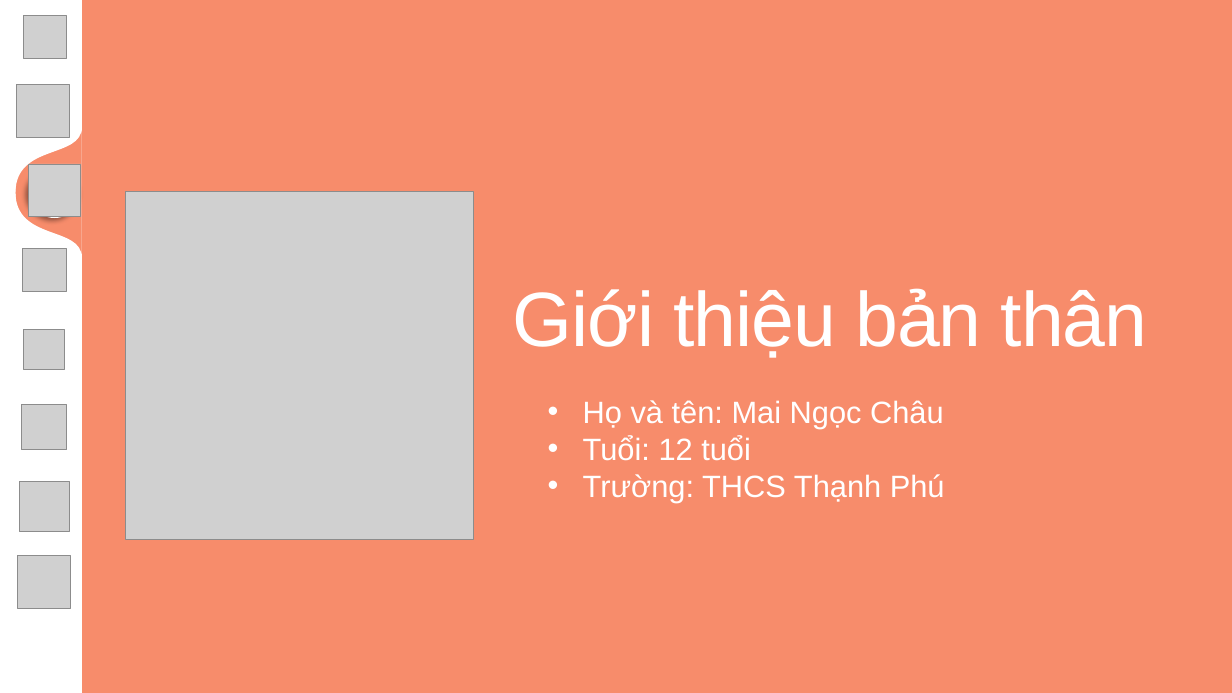
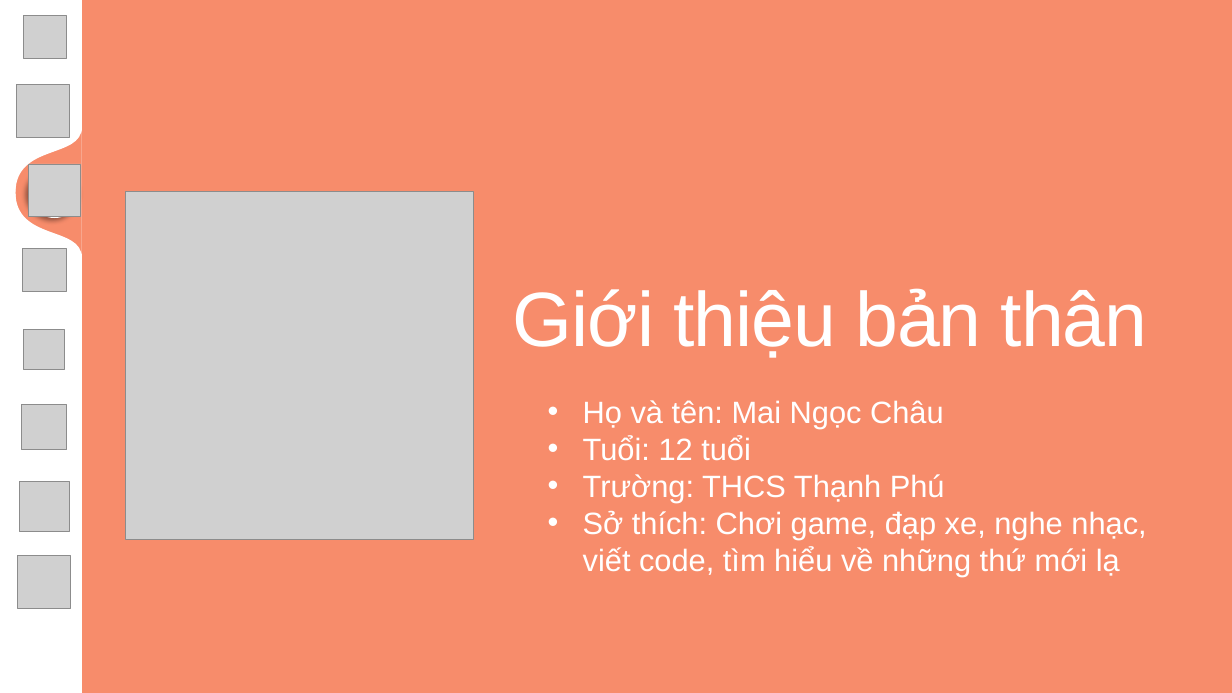
Before and after one commit to MaiNgocChau9/Python-App-A-, a slide deck: slide 8 of SPCK/SPCK.pptx. Drawn at 1232x693 pixels with LibreOffice and Linux fonts; fonts in the diff are those of the drawing; grey boxes stand for pictures; background and template pictures are left out. Boxes give left, top, right and bottom in pixels: in the first picture for what was removed or moved away, otherwise in the second. Text is boxed around its words. In the diff, an @@ line names an element or a change of style, - is before the commit and + after.

```diff
--- a/SPCK/SPCK.pptx
+++ b/SPCK/SPCK.pptx
@@ text at [583,511,1146,576]: paragraph added @@
+  • Sở thích: Chơi game, đạp xe, nghe nhạc, viết code, tìm hiểu về những thứ mới lạ
```
Also in this commit, not shown: 1 other slide changed.
